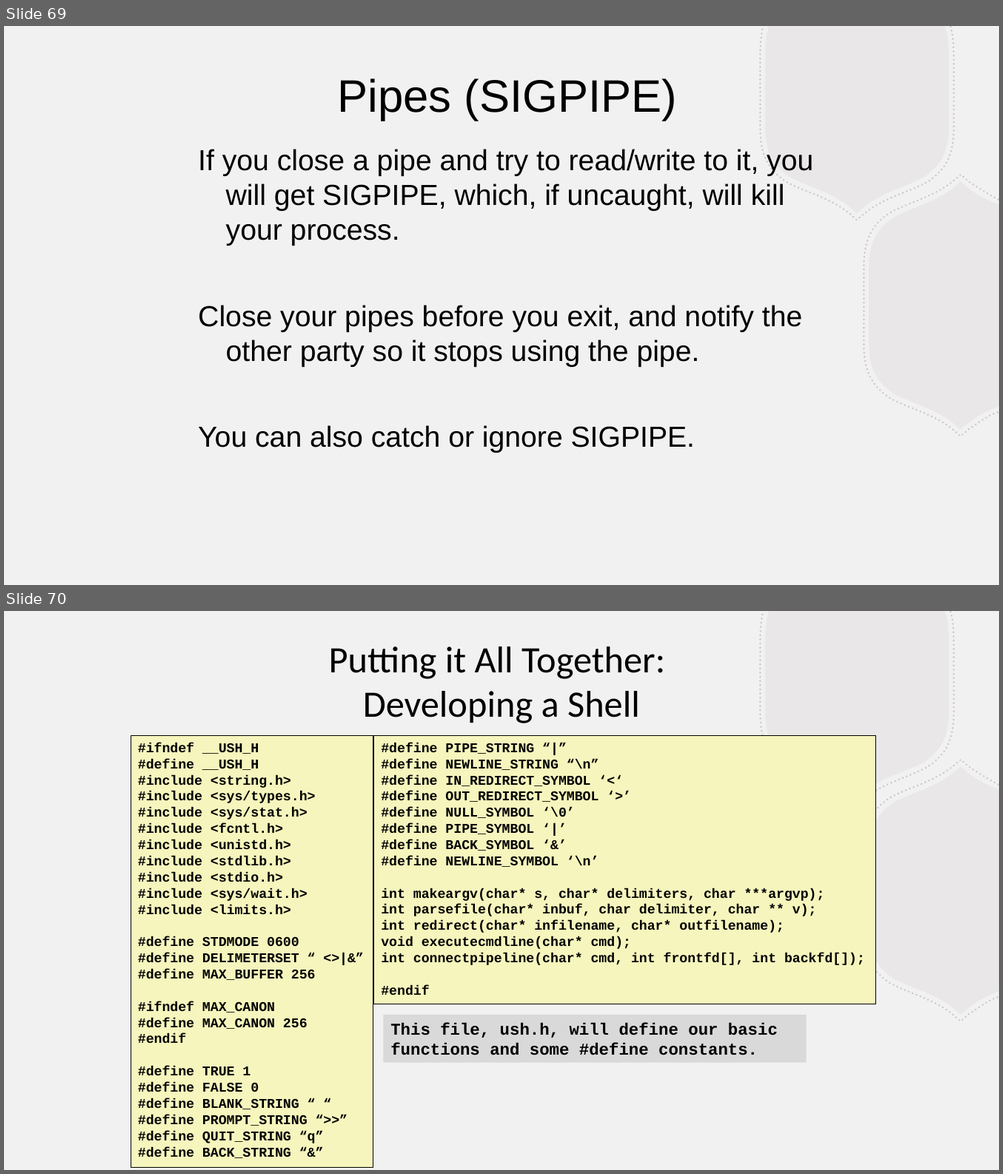
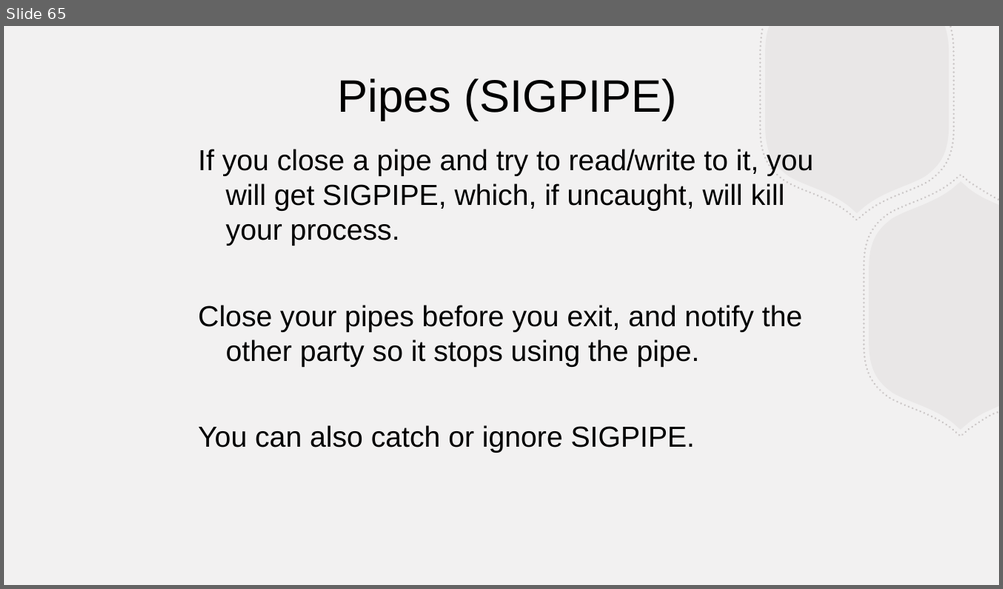
Before and after one commit to BillJr99/Ursinus-CS376, a slide deck: files/lectures/shellipc.pptx. Shown one above the other, each under a label of ours: slides 69 and 70 before the commit, slide 65 after it. The pictures are 1003x1174 and 1003x589 pixels, drawn with LibreOffice and Linux fonts; fonts in the diff are those of the drawing. Boxes give left, top, right and bottom in pixels: in the first picture for what was removed or moved away, otherwise in the second. Text is boxed around its words. In the diff, an @@ line names an element or a change of style, - is before the commit and + after.

```diff
--- a/files/lectures/shellipc.pptx
+++ b/files/lectures/shellipc.pptx
@@ slide 70 removed at (x1=4, y1=611, x2=999, y2=1170), background #F2F1F1; not listed: 4 template elements that a slide beside it also shows @@
@@ text removed at (x1=329, y1=647, x2=665, y2=723) @@
-Putting it All Together:
-Developing a Shell
@@ rectangle removed at (x1=131, y1=735, x2=373, y2=1167) @@
-#ifndef __USH_H
-#define __USH_H
-#include <string.h>
-#include <sys/types.h>
-#include <sys/stat.h>
-#include <fcntl.h>
-#include <unistd.h>
-#include <stdlib.h>
-#include <stdio.h>
-#include <sys/wait.h>
-#include <limits.h>
-#define STDMODE 0600
-#define DELIMETERSET “ <>|&”
-#define MAX_BUFFER 256
-#ifndef MAX_CANON
-#define MAX_CANON 256
-#endif
-#define TRUE 1
-#define FALSE 0
-#define BLANK_STRING “ “
-#define PROMPT_STRING “>>”
-#define QUIT_STRING “q”
-#define BACK_STRING “&”
@@ rectangle removed at (x1=373, y1=735, x2=875, y2=1004) @@
-#define PIPE_STRING “|”
-#define NEWLINE_STRING “\n”
-#define IN_REDIRECT_SYMBOL ‘<‘
-#define OUT_REDIRECT_SYMBOL ‘>’
-#define NULL_SYMBOL ‘\0’
-#define PIPE_SYMBOL ‘|’
-#define BACK_SYMBOL ‘&’
-#define NEWLINE_SYMBOL ‘\n’
-int makeargv(char* s, char* delimiters, char ***argvp);
-int parsefile(char* inbuf, char delimiter, char ** v);
-int redirect(char* infilename, char* outfilename);
-void executecmdline(char* cmd);
-int connectpipeline(char* cmd, int frontfd[], int backfd[]);
-#endif
@@ rectangle removed at (x1=383, y1=1015, x2=806, y2=1063) @@
-This file, ush.h, will define our basic
-functions and some #define constants.
@@ what was slide 69 is now slide 65 @@
```
Also in this commit, not shown: 5 slides changed, 1 slide added, 15 other slides removed.
